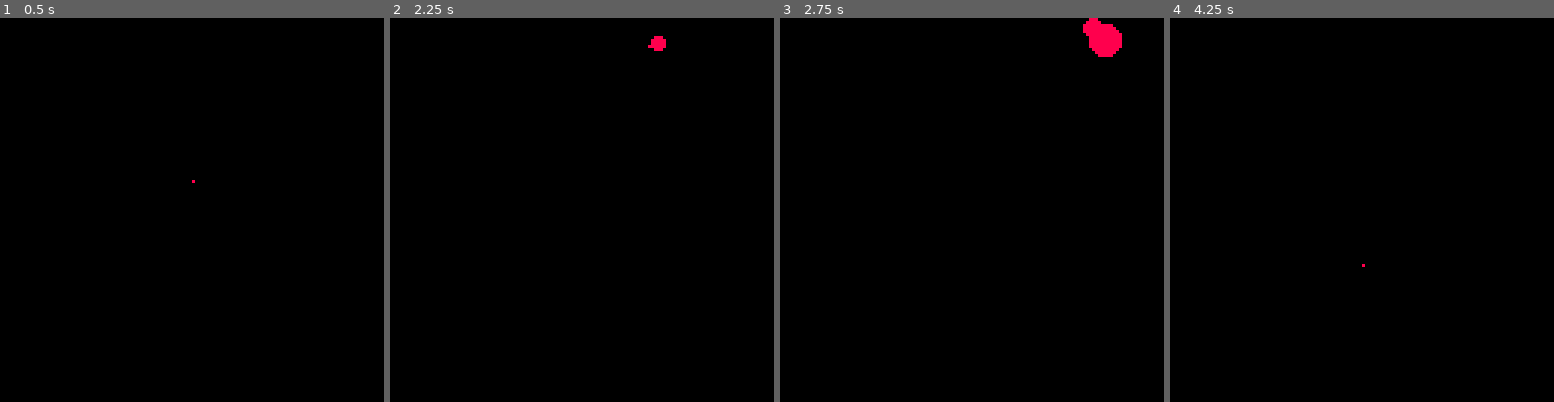
Above: before the commit, frames 1-4 (left to right).
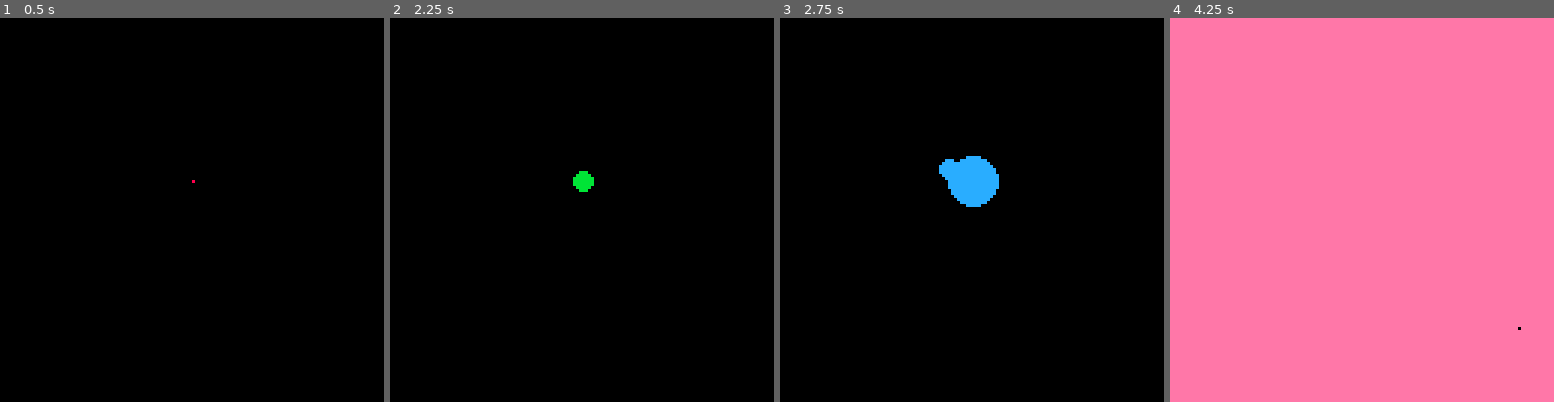
Above: after the commit, the same moments.

Repository: trivorak/p8
Game: PICO-8 cartridge balloon.p8
Two runs of this game, one before a commit and one after it. Both use one fixed random seed, a clock stepped at 60 frames per second and the inputs below.
Inputs:
- Up to frame 1 (0.5 s): tap X (X key) at 0.33 s
- Up to frame 2 (2.25 s): tap O (Z key) at 0.7, 1.7, 2.1 s; tap X (X key) at 1.07, 1.85 s; hold Right 1.6-2.1 s; hold Up from 2.15 s (still down)
- Up to frame 3 (2.75 s): release Up at 2.42 s; hold Right from 2.47 s (still down); tap O (Z key) at 2.5 s
- Up to frame 4 (4.25 s): tap O (Z key) every 0.4 s from 2.9 to 4.1 s; tap X (X key) at 2.97, 4.08 s; release Right at 3.03 s; hold Left 3.08-3.58 s; hold Down 3.63-3.97 s; hold Right from 4.02 s (still down)

Frame 1 is identical in both runs. In frame 2, 0.4% of the frame differs, in the area x 47-72%, y 4-46%; in frame 3, 2.2%; in frame 4, 100%, in the area x 0-100%, y 0-100%.

Commit message:
fixed color cycle...sorta

Diff:
--- a/balloon.p8
+++ b/balloon.p8
@@ -65,17 +65,20 @@
 		air -= 2
 	end
 
-	if (btn(4)) then
-		cx = cx + mvx * -1 * invxv
-		cy = cy + mvy * -1 * invyv
-		currentrandom = rnd(10)-5 + lastrandom/1.08
-		angle = angle + currentrandom
-		lastrandom = currentrandom
-		air -= 0.4
-
-		if air < 25 then
-			air -= 1.0
+	if (btnp(4)) then ballcolor += 1
+		if ballcolor%16 == bgcolor then
+			bgcolor = flr(rnd(16))
 		end
+	-- cx = cx + mvx * -1 * invxv
+	--	cy = cy + mvy * -1 * invyv
+	--	currentrandom = rnd(10)-5 + lastrandom/1.08
+	--	angle = angle + currentrandom
+	--	lastrandom = currentrandom
+	--	air -= 0.4
+
+	--	if air < 25 then
+	--		air -= 1.0
+	--	end
 	end
 
 	if (btn(5)) then rel=true end
